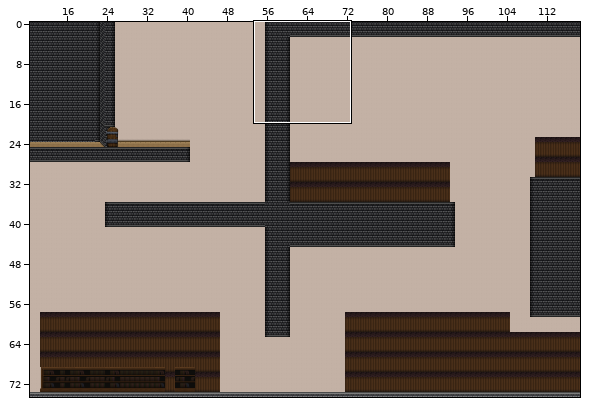
Tiled map, stored at res/maps/level4.tmx. Above, an overview of the earlier version with the close-up marked.
Close-up. Earlier state:
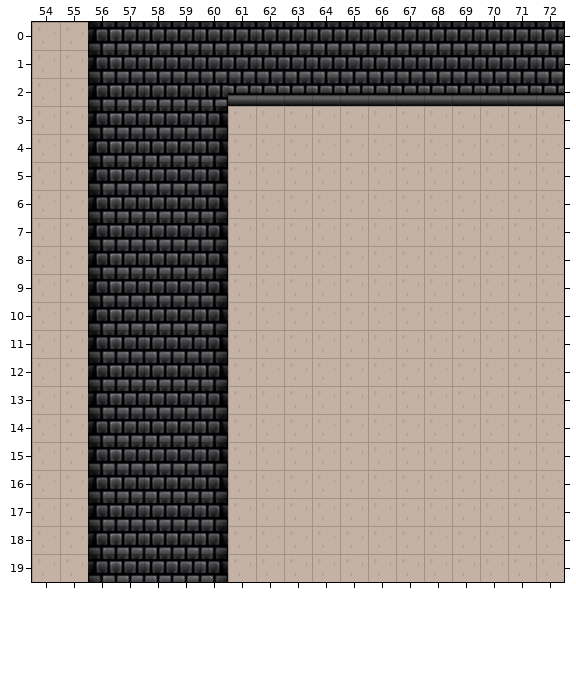
Cells are 64x64 px. Shown: x 54..72, y 0..19. The commit also changed other parts of the map, which this record leaves out.
The same view after the edit:
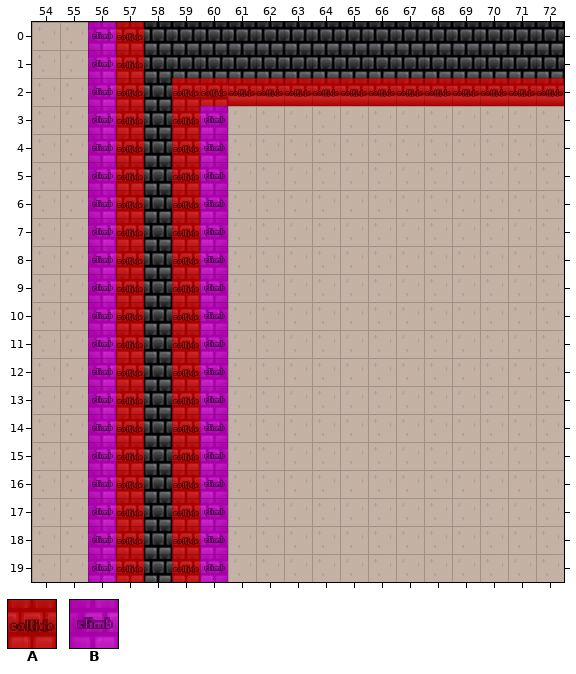
Key: from "Meta Tileset": A 3 "collision", B 7 "climb".
_ is an empty cell, . an unchanged one.
Tiles of an added or newly shown layer are drawn over the layers below it.
See-through tiles are keyed as they look on the map.
Change:
--- layer "Collision" (now shown)
@@ x 56..72 @@
- 0 __...............
- 1 __...............
- 2 __.______________
- 3 __.__............
- 4 __.__............
- 5 __.__............
- 6 __.__............
- 7 __.__............
- 8 __.__............
- 9 __.__............
-10 __.__............
-11 __.__............
-12 __.__............
-13 __.__............
-14 __.__............
-15 __.__............
-16 __.__............
-17 __.__............
-18 __.__............
-19 __.__............
+ 0 BA...............
+ 1 BA...............
+ 2 BA.AAAAAAAAAAAAAA
+ 3 BA.AB............
+ 4 BA.AB............
+ 5 BA.AB............
+ 6 BA.AB............
+ 7 BA.AB............
+ 8 BA.AB............
+ 9 BA.AB............
+10 BA.AB............
+11 BA.AB............
+12 BA.AB............
+13 BA.AB............
+14 BA.AB............
+15 BA.AB............
+16 BA.AB............
+17 BA.AB............
+18 BA.AB............
+19 BA.AB............
Changed places in both close-ups, as pixel boxes (x1, y1, x2, y2):
added: (88, 22, 144, 582)
added: (172, 78, 564, 582)
